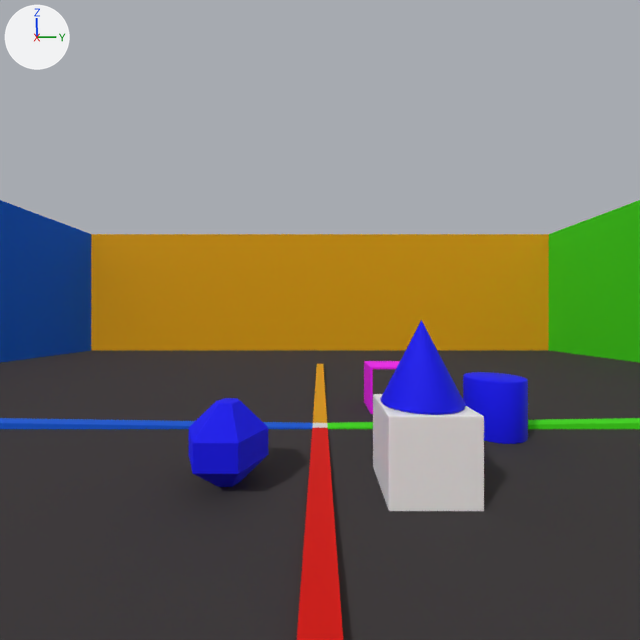
The Blender file simple-scene-gen.blend: old version first, new version second.
The view is the same before and after, from the file's camera 'Camera'. Every picture has the same lights, and +X, +Y and +Z are marked at upper left.
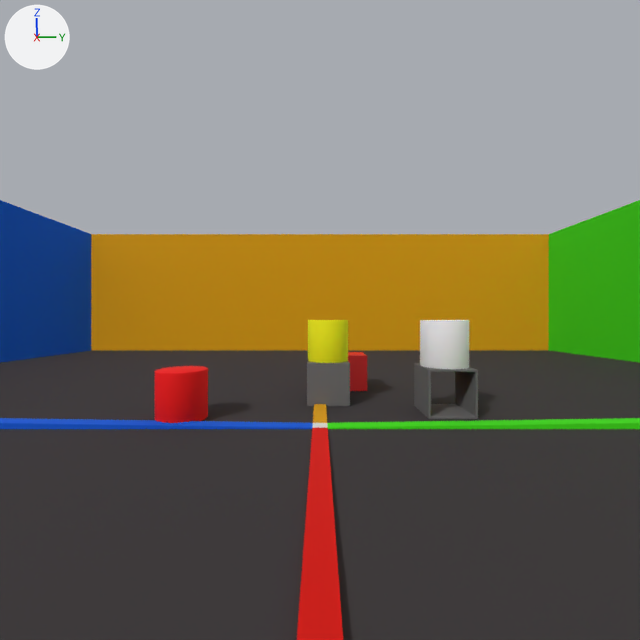
Diff of the bpy script that builds the scene:
```diff
--- a/simple-scene-gen.blend.py
+++ b/simple-scene-gen.blend.py
@@ me_cylinder_001 @@
 me_cylinder_001.from_pydata(...)  # 64 vertices, 34 faces; spans x -1.0..1.0, y -1.0..1.0, z 0.0..2.0
-me_cylinder_001.materials.append(mat_m_cylinder_003)  # blue #0000ff
+me_cylinder_001.materials.append(mat_m_cylinder_016)  # white #ffffff
@@ me_cube_001 @@
 me_cube_001.from_pydata(...)  # 8 vertices, 6 faces; spans x -1.0..1.0, y -1.0..1.0, z 0.0..2.0
-me_cube_001.materials.append(mat_m_cube_004)  # white #ffffff
+me_cube_001.materials.append(mat_m_cube_012)  # red #ff0000
@@ me_cube_005 @@
 me_cube_005.from_pydata(...)  # 16 vertices, 16 faces; spans x -1.0..1.0, y -1.0..1.0, z 0.0..2.0
-me_cube_005.materials.append(mat_m_cubehollow_006)  # pink #ff00ff
+me_cube_005.materials.append(mat_m_cubehollow_018)  # dark grey #6c6c6c
@@ ob_cylinder_001 @@
 ob_cylinder_001.parent = ob_center
-ob_cylinder_001.location = (0.0707, 0.615, 0.0)
+ob_cylinder_001.location = (-0.189, 0.538, 0.2)
 ob_cylinder_001.scale = (0.1, 0.1, 0.1)
@@ ob_diamond_001 @@
-ob_diamond_001 = bpy.data.objects.new('Diamond.001', me_circle_000)
@@ ob_cube_001 @@
 ob_cube_001.parent = ob_center
-ob_cube_001.location = (0.433, 0.243, 0.0)
+ob_cube_001.location = (-0.698, 0.167, 0.0)
 ob_cube_001.scale = (0.1, 0.1, 0.1)
@@ ob_cone_001 @@
-ob_cone_001 = bpy.data.objects.new('Cone.001', me_cone_001)
@@ ob_cubehollow_001 @@
 ob_cubehollow_001.parent = ob_center
-ob_cubehollow_001.location = (-0.258, 0.314, 0.0)
+ob_cubehollow_001.location = (-0.189, 0.538, 0.0)
 ob_cubehollow_001.scale = (0.1, 0.1, 0.1)
@@ ob_cylinder_003 @@
+ob_cylinder_003 = bpy.data.objects.new('Cylinder.003', me_cylinder_017)  # a 32-sided cylinder along z spanning x -1.0..1.0, y -1.0..1.0, z 0.0..2.0; in mat_m_cylinder_018 (yellow #ffff00); modifiers BEVEL
+ob_cylinder_003.parent = ob_center
+ob_cylinder_003.location = (-0.384, 0.0395, 0.2)
+ob_cylinder_003.scale = (0.1, 0.1, 0.1)
@@ ob_cube_002 @@
+ob_cube_002 = bpy.data.objects.new('Cube.002', me_cube_031)  # a box spanning x -1.0..1.0, y -1.0..1.0, z 0.0..2.0; in mat_m_cube_013 (dark grey #6c6c6c); modifiers BEVEL
+ob_cube_002.parent = ob_center
+ob_cube_002.location = (-0.384, 0.0395, 0.0)
+ob_cube_002.scale = (0.1, 0.1, 0.1)
@@ ob_cylinder_002 @@
+ob_cylinder_002 = bpy.data.objects.new('Cylinder.002', me_cylinder_016)  # a 32-sided cylinder along z spanning x -1.0..1.0, y -1.0..1.0, z 0.0..2.0; in mat_m_cylinder_017 (red #ff0000); modifiers BEVEL
+ob_cylinder_002.parent = ob_center
+ob_cylinder_002.location = (-0.101, -0.56, 0.0)
+ob_cylinder_002.scale = (0.1, 0.1, 0.1)
```

Changed parts and their boxes (x1, y1, x2, y2) in the pictures (640 x 640 px):
'Cube.001', recoloured, moved
    before: (373, 394, 484, 511)
    after: (348, 352, 367, 391)
'Cylinder.001', recoloured, moved
    before: (463, 372, 528, 444)
    after: (420, 320, 469, 370)
'Diamond.001', deleted (blue)
    before: (189, 398, 268, 487)
'Cone.001', deleted (blue)
    before: (381, 320, 466, 415)
'CubeHollow.001', recoloured, moved
    before: (364, 361, 400, 414)
    after: (414, 363, 478, 419)
'Cylinder.002', added (red)
    after: (155, 366, 208, 423)
'Cube.002', added
    after: (307, 361, 350, 406)
'Cylinder.003', added (yellow)
    after: (308, 320, 348, 363)
